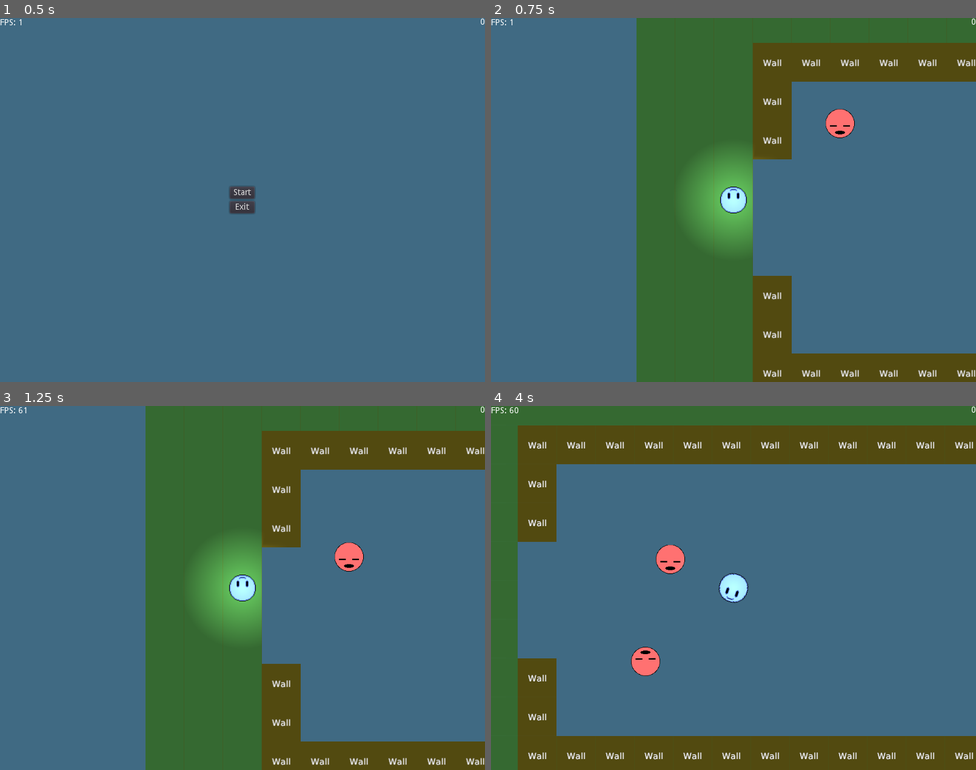
Above: before the commit, frames 1-4 (two rows, left to right).
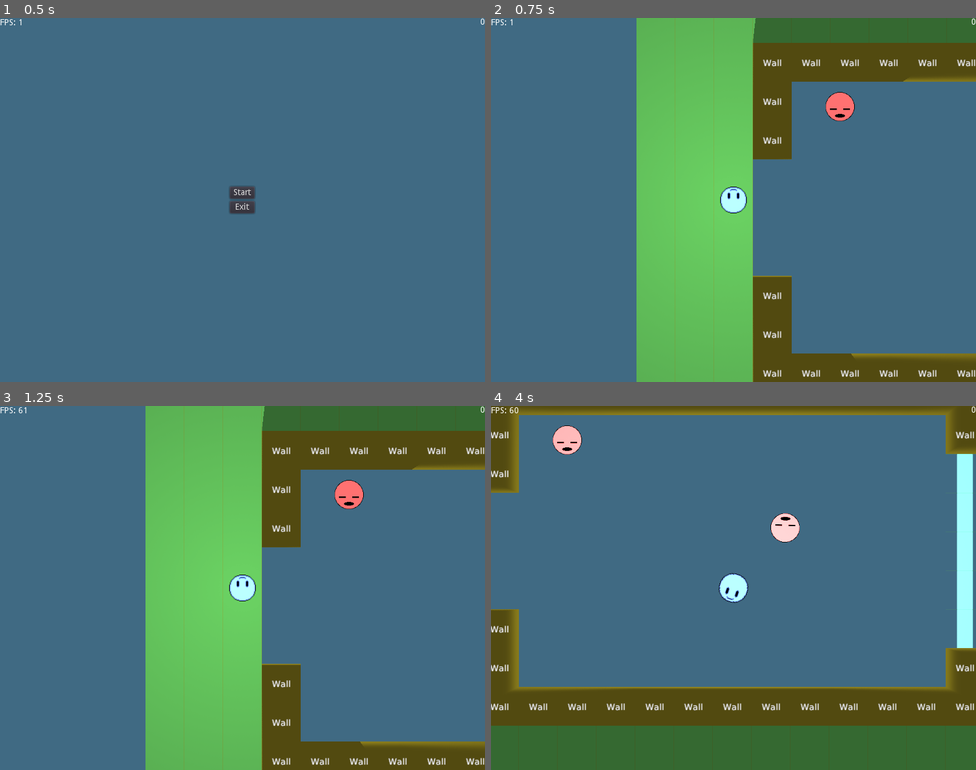
Above: after the commit, the same moments.

Repository: anthonynd/he1st
Game: Godot game, scene res://level/main.tscn
Same seed, same stepped clock (60 frames per second), same inputs: the game is played once before the commit and once after it.
Inputs (mouse positions are in pixels of both pictures, inside the frame that each line leads up to):
- Up to frame 1 (0.5 s): no input
- Up to frame 2 (0.75 s): click "Start" at 0.5 s
- Up to frame 3 (1.25 s): no input
- Up to frame 4 (4 s): move the mouse to (840, 569) at 1.27 s; hold D (move_right) 1.28-2.03 s; move the mouse to (636, 606) at 2.02 s; hold S (move_down) 2.03-2.78 s; move the mouse to (782, 507) at 2.77 s; hold D (move_right) 2.78-3.53 s; move the mouse to (709, 660) at 3.52 s; hold W (move_up) from 3.53 s (still down)

Frame 1 is identical in both runs. In frame 2, 25% of the frame differs, in the area x 30-100%, y 0-100%; in frame 3, 25%; in frame 4, 46%, in the area x 0-100%, y 0-100%.
Error after the commit: Parse Error: Parse error: Spaces used before tabs on a line (res://scripts/enemy.gd:32)

Commit message:
made enemy fovs less scuffed

Diff:
--- a/assets/enemy.tscn
+++ b/assets/enemy.tscn
@@ -12,6 +12,8 @@
 "_edit_group_": true
 }
 speed = 150
+detect_radius = 150
+FOV = 80
 
 [node name="CollisionShape2D" type="CollisionShape2D" parent="."]
 shape = SubResource( 1 )
@@ -20,9 +22,9 @@
 scale = Vector2( 0.75, 0.75 )
 texture = ExtResource( 2 )
 
-[node name="DetectArea" type="Area2D" parent="."]
+[node name="DetectionArea" type="Area2D" parent="."]
 
-[node name="CollisionShape2D" type="CollisionPolygon2D" parent="DetectArea"]
-polygon = PoolVector2Array( 0, -25, 140, -65, 140, 65, 0, 25 )
-[connection signal="body_entered" from="DetectArea" to="." method="_on_DetectArea_body_entered"]
-[connection signal="body_exited" from="DetectArea" to="." method="_on_DetectArea_body_exited"]
+[node name="CollisionPolygon2D" type="CollisionPolygon2D" parent="DetectionArea"]
+
+[connection signal="body_entered" from="DetectionArea" to="." method="_on_DetectionArea_body_entered"]
+[connection signal="body_exited" from="DetectionArea" to="." method="_on_DetectionArea_body_exited"]
--- a/player/player.tscn
+++ b/player/player.tscn
@@ -1,13 +1,13 @@
 [gd_scene load_steps=7 format=2]
 
 [ext_resource path="res://scripts/player/player.gd" type="Script" id=1]
-[ext_resource path="res://textures/light/circle.png" type="Texture" id=2]
-[ext_resource path="res://textures/player/player_small.png" type="Texture" id=3]
-[ext_resource path="res://textures/player/player_big.png" type="Texture" id=4]
+[ext_resource path="res://textures/player/player_small.png" type="Texture" id=2]
+[ext_resource path="res://textures/player/player_big.png" type="Texture" id=3]
+[ext_resource path="res://textures/light/circle.png" type="Texture" id=4]
 
 [sub_resource type="SpriteFrames" id=1]
 animations = [ {
-"frames": [ ExtResource( 3 ), ExtResource( 4 ) ],
+"frames": [ ExtResource( 2 ), ExtResource( 3 ) ],
 "loop": true,
 "name": "default",
 "speed": 5.0
@@ -19,20 +19,6 @@
 [node name="player" type="KinematicBody2D"]
 script = ExtResource( 1 )
 
-[node name="sightLight" type="Light2D" parent="."]
-visible = false
-texture = ExtResource( 2 )
-shadow_enabled = true
-shadow_gradient_length = 2.0
-shadow_filter_smooth = 2.0
-
-[node name="playerLight" type="Light2D" parent="."]
-scale = Vector2( 0.1, 0.1 )
-texture = ExtResource( 2 )
-shadow_enabled = true
-shadow_gradient_length = 2.0
-shadow_filter_smooth = 2.0
-
 [node name="mainCam" type="Camera2D" parent="."]
 current = true
 
@@ -41,3 +27,9 @@
 
 [node name="CollisionShape2D" type="CollisionShape2D" parent="."]
 shape = SubResource( 2 )
+
+[node name="playerLight" type="Light2D" parent="."]
+texture = ExtResource( 4 )
+shadow_enabled = true
+shadow_gradient_length = 2.0
+shadow_filter_smooth = 2.0
--- a/scripts/enemy.gd
+++ b/scripts/enemy.gd
@@ -2,21 +2,47 @@
 
 onready var parent = get_parent()
 
+export (int) var detect_radius
+export (int) var FOV
+
+var angle = 0
+var direction = Vector2()
+
+const RED = Color(1.0, 0, 0, 0.4)
+const YELLOW = Color(1.0, 1.0, 0, 0.4)
+var fov_color = YELLOW
+
 func _process(delta):
 	if parent is PathFollow2D:
 		parent.set_offset(parent.get_offset() + speed * delta)
+		parent.rotate = true
 	else:
 		pass
 
-func _on_DetectArea_body_entered(body):
+func _draw():
+	draw_circle_arc_poly(Vector2(), detect_radius, -FOV/2, FOV/2, fov_color)
+
+func draw_circle_arc_poly(center, radius, angle_from, angle_to, color):
+	var nb_points = 32
+	var points_arc = PoolVector2Array()
+	points_arc.push_back(center)
+	var colors = PoolColorArray([color])
+
+	for i in range(nb_points+1):
+    	var angle_point = angle_from + i*(angle_to-angle_from)/nb_points
+    	points_arc.push_back(center + Vector2( cos( deg2rad(angle_point) ), sin( deg2rad(angle_point) ) ) * radius)
+	$DetectionArea/CollisionPolygon2D.polygon = points_arc
+	draw_polygon(points_arc, colors)
+
+func _on_DetectionArea_body_entered(body):
 	if body.name == "player":
-		# TODO: REPLACE THIS LOGIC
-		body.speed = body.speed / 3
+		fov_color = RED
+		update()
 	pass # Replace with function body.
 
 
-func _on_DetectArea_body_exited(body):
+func _on_DetectionArea_body_exited(body):
 	if body.name == "player":
-		# TODO: REPLACE THIS LOGIC
-		body.speed = body.speed * 3
+		fov_color = YELLOW
+		update()
 	pass # Replace with function body.
